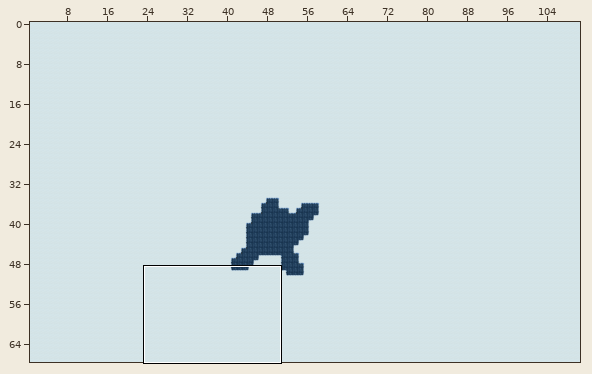
A Tiled map (JSON) gets an edit: assets/maps/cold.json. The first picture is a wide view before the edit; the outline marks the close-up.
Close-up. The starting point:
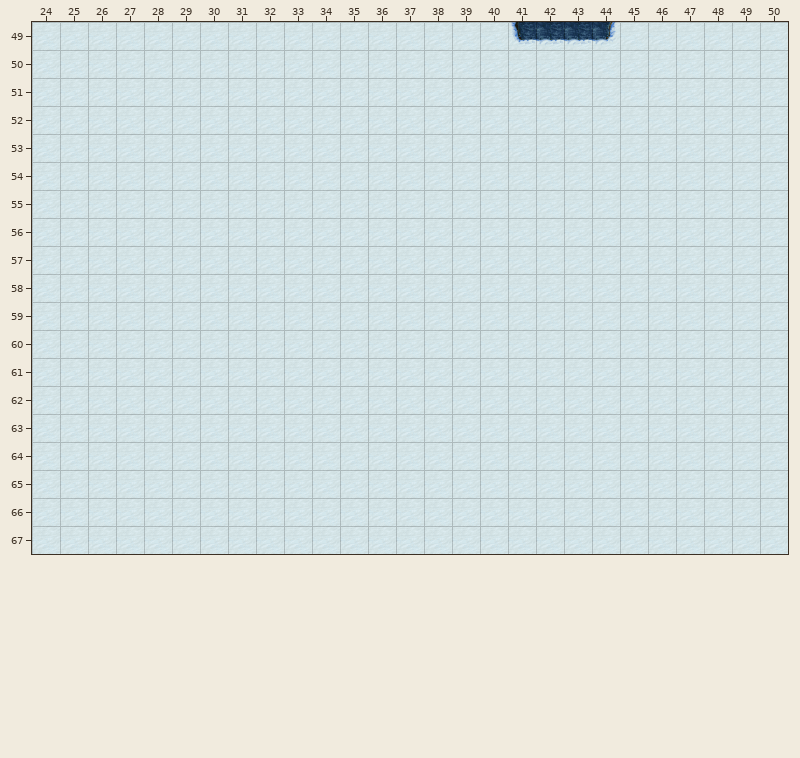
Cells are 32x32 px. Shown: x 24..50, y 49..67. The commit also changed other parts of the map, which this record leaves out.
After the commit:
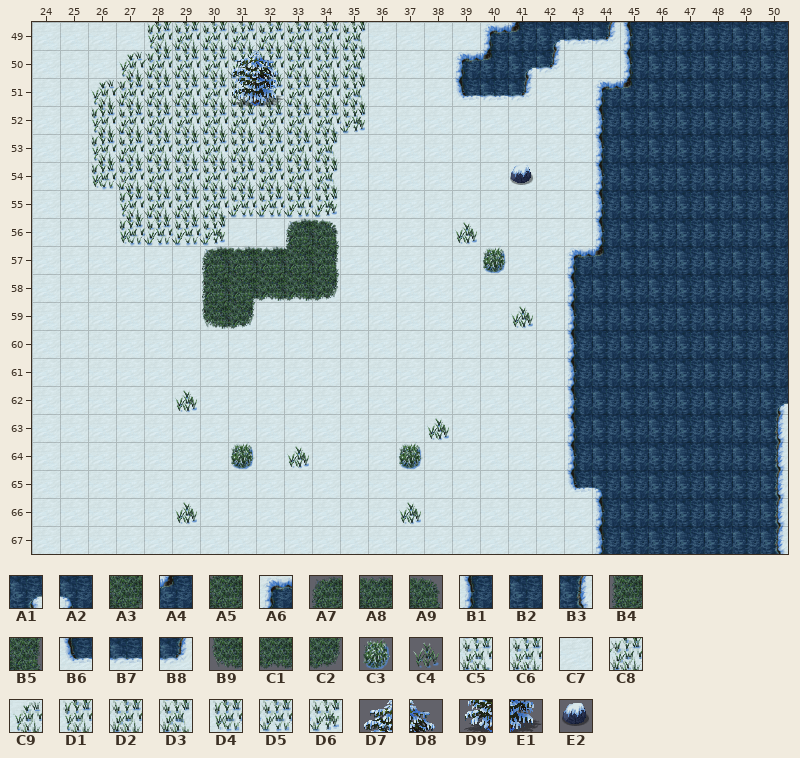
Key: from "terrain": A1 1, A2 2, A3 25, A4 35, A5 59, A6 66, A7 90, A8 91, A9 92, B1 99, B2 100, B3 101, B4 123, B5 125, B6 132, B7 133, B8 134, B9 156, C1 157, C2 158, C3 189, C4 192, C5 193, C6 194, C7 195, C8 227, C9 258, D1 291, D2 292, D3 293, D4 324, D5 325, D6 326; from "winter": D7 1241, D8 1242, D9 1276, E1 1277, E2 1565.
__ is an empty cell.
See-through tiles are keyed as they look on the map.
The exact change:
{"where": "layer \"Ground\""}
{"y":49,"x":40,"old":"C7 B6 B7","new":"A6 A4 A1"}
{"y":49,"x":45,"old":"C7 C7 C7 C7 C7 C7","new":"B1 B2 B2 B2 B2 B2"}
{"y":50,"x":39,"old":"C7 C7 C7 C7","new":"A6 A4 A1 B8"}
{"y":50,"x":45,"old":"C7 C7 C7 C7 C7 C7","new":"B1 B2 B2 B2 B2 B2"}
{"y":51,"x":39,"old":"C7 C7 C7","new":"B6 B7 B8"}
{"y":51,"x":44,"old":"C7 C7 C7 C7 C7 C7 C7","new":"A6 A4 B2 B2 B2 B2 B2"}
{"y":52,"x":44,"old":"C7 C7 C7 C7 C7 C7 C7","new":"B1 B2 B2 B2 B2 B2 B2"}
{"y":53,"x":44,"old":"C7 C7 C7 C7 C7 C7 C7","new":"B1 B2 B2 B2 B2 B2 B2"}
{"y":54,"x":44,"old":"C7 C7 C7 C7 C7 C7 C7","new":"B1 B2 B2 B2 B2 B2 B2"}
{"y":55,"x":44,"old":"C7 C7 C7 C7 C7 C7 C7","new":"B1 B2 B2 B2 B2 B2 B2"}
{"y":56,"x":44,"old":"C7 C7 C7 C7 C7 C7 C7","new":"B1 B2 B2 B2 B2 B2 B2"}
{"y":57,"x":43,"old":"C7 C7 C7 C7 C7 C7 C7 C7","new":"A6 A4 B2 B2 B2 B2 B2 B2"}
{"y":58,"x":43,"old":"C7 C7 C7 C7 C7 C7 C7 C7","new":"B1 B2 B2 B2 B2 B2 B2 B2"}
{"y":59,"x":43,"old":"C7 C7 C7 C7 C7 C7 C7 C7","new":"B1 B2 B2 B2 B2 B2 B2 B2"}
{"y":60,"x":43,"old":"C7 C7 C7 C7 C7 C7 C7 C7","new":"B1 B2 B2 B2 B2 B2 B2 B2"}
{"y":61,"x":43,"old":"C7 C7 C7 C7 C7 C7 C7 C7","new":"B1 B2 B2 B2 B2 B2 B2 B2"}
{"y":62,"x":43,"old":"C7 C7 C7 C7 C7 C7 C7 C7","new":"B1 B2 B2 B2 B2 B2 B2 A1"}
{"y":63,"x":43,"old":"C7 C7 C7 C7 C7 C7 C7 C7","new":"B1 B2 B2 B2 B2 B2 B2 B3"}
{"y":64,"x":43,"old":"C7 C7 C7 C7 C7 C7 C7 C7","new":"B1 B2 B2 B2 B2 B2 B2 B3"}
{"y":65,"x":43,"old":"C7 C7 C7 C7 C7 C7 C7 C7","new":"B6 A2 B2 B2 B2 B2 B2 B3"}
{"y":66,"x":44,"old":"C7 C7 C7 C7 C7 C7 C7","new":"B1 B2 B2 B2 B2 B2 B3"}
{"y":67,"x":44,"old":"C7 C7 C7 C7 C7 C7 C7","new":"B1 B2 B2 B2 B2 B2 B3"}
{"where": "layer \"Ground3\""}
{"y":49,"x":28,"old":"__ __ __ __ __ __ __ __","new":"D1 D2 D2 D2 D2 D2 D2 D3"}
{"y":50,"x":27,"old":"__ __ __ __ __ __ __ __ __","new":"C9 C8 D2 D2 D2 D2 D2 D2 D3"}
{"y":51,"x":26,"old":"__ __ __ __ __ __ __ __ __ __","new":"C9 C8 D2 D2 D2 D2 D2 D2 D2 D3"}
{"y":52,"x":26,"old":"__ __ __ __ __ __ __ __ __ __","new":"D1 D2 D2 D2 D2 D2 D2 D2 C5 D6"}
{"y":53,"x":26,"old":"__ __ __ __ __ __ __ __ __","new":"D1 D2 D2 D2 D2 D2 D2 D2 D3"}
{"y":54,"x":26,"old":"__ __ __ __ __ __ __ __ __","new":"D4 C6 D2 D2 D2 D2 D2 D2 D3"}
{"y":55,"x":27,"old":"__ __ __ __ __ __ __ __","new":"D1 D2 D2 C5 D5 D5 D5 D6"}
{"y":56,"x":27,"old":"__ __ __ __","new":"D4 D5 D5 D6"}
{"y":56,"x":33,"old":"__ __","new":"A7 A9"}
{"y":56,"x":39,"old":"__","new":"C4"}
{"y":57,"x":30,"old":"__ __ __ __ __","new":"A7 A8 A8 A5 B5"}
{"y":57,"x":40,"old":"__","new":"C3"}
{"y":58,"x":30,"old":"__ __ __ __ __","new":"B4 A3 C1 C1 C2"}
{"y":59,"x":30,"old":"__ __","new":"B9 C2"}
{"y":59,"x":41,"old":"__","new":"C4"}
{"y":62,"x":29,"old":"__","new":"C4"}
{"y":63,"x":38,"old":"__","new":"C4"}
{"y":64,"x":31,"old":"__","new":"C3"}
{"y":64,"x":33,"old":"__","new":"C4"}
{"y":64,"x":37,"old":"__","new":"C3"}
{"y":66,"x":29,"old":"__","new":"C4"}
{"y":66,"x":37,"old":"__","new":"C4"}
{"where": "layer \"Mask\""}
{"y":51,"x":31,"old":"__ __","new":"D9 E1"}
{"y":54,"x":41,"old":"__","new":"E2"}
{"where": "layer \"Fringe\""}
{"y":50,"x":31,"old":"__ __","new":"D7 D8"}
